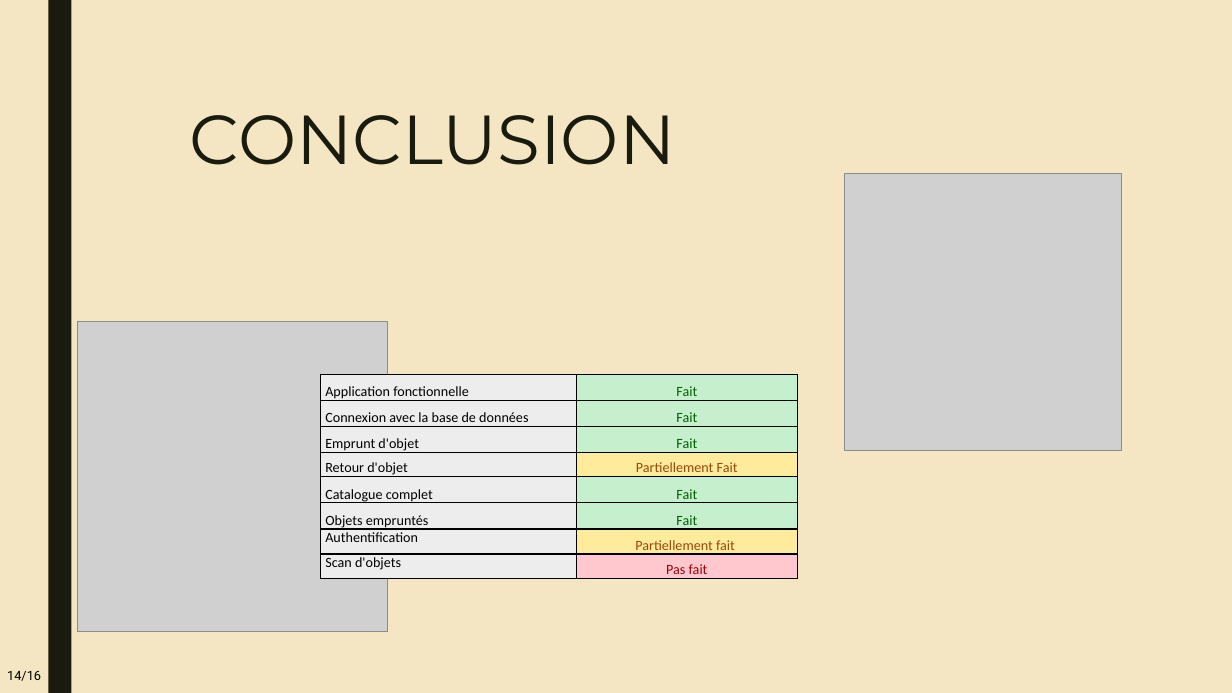
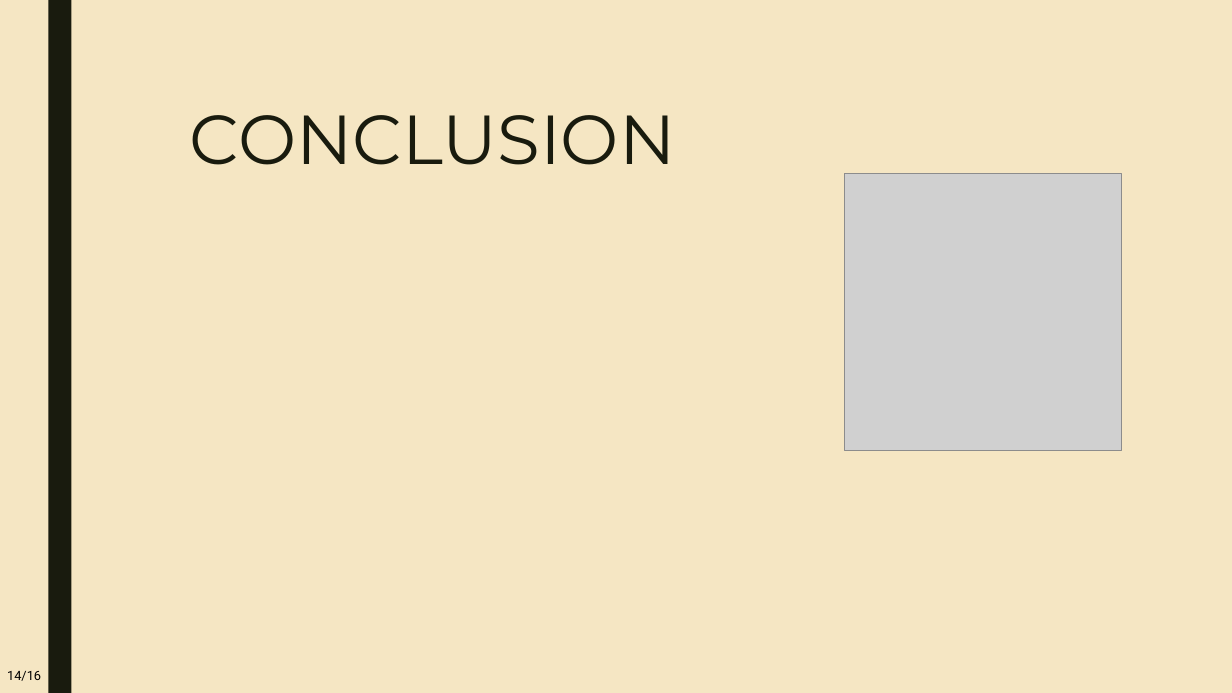
Before and after one commit to TristanGerber/trigerber-TPI, a slide deck: slide 14 of 3-Presentation/x-trg-powerpoint.pptx. Drawn at 1232x693 pixels with LibreOffice and Linux fonts; fonts in the diff are those of the drawing; grey boxes stand for pictures. Boxes give left, top, right and bottom in pixels: in the first picture for what was removed or moved away, otherwise in the second. Text is boxed around its words. In the diff, an @@ line names an element or a change of style, - is before the commit and + after.

```diff
--- a/3-Presentation/x-trg-powerpoint.pptx
+++ b/3-Presentation/x-trg-powerpoint.pptx
@@ picture removed at [78, 321, 388, 631] @@
@@ table removed at [321, 374, 798, 579], 8 rows, 2 columns @@
-Application fonctionnelle | Fait
-Connexion avec la base de données | Fait
-Emprunt d'objet | Fait
-Retour d'objet | Partiellement Fait
-Catalogue complet | Fait
-Objets empruntés | Fait
-Authentification | Partiellement fait
-Scan d'objets | Pas fait
```
Also in this commit, not shown: 15 other slides changed, 1 other file.
